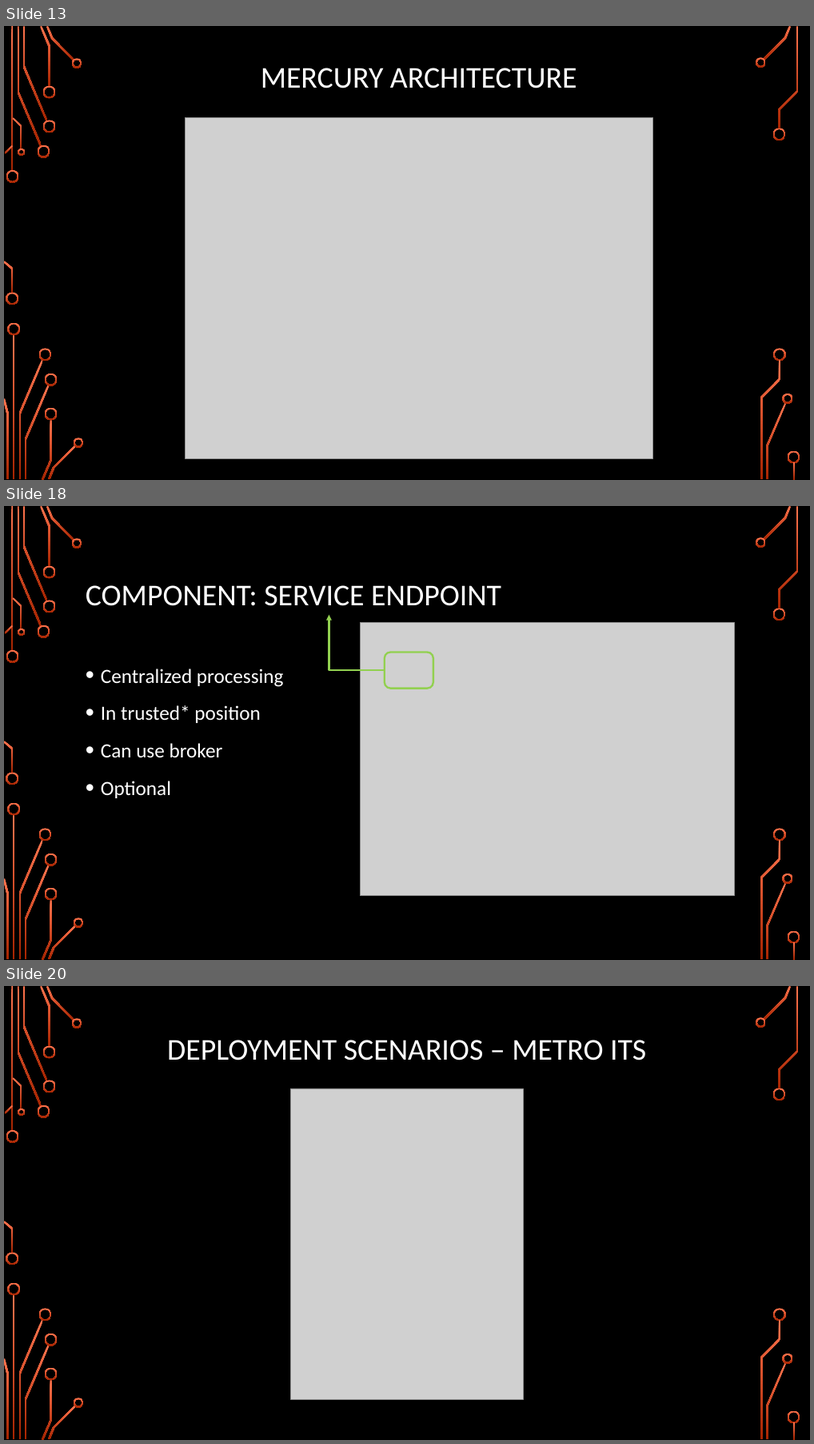
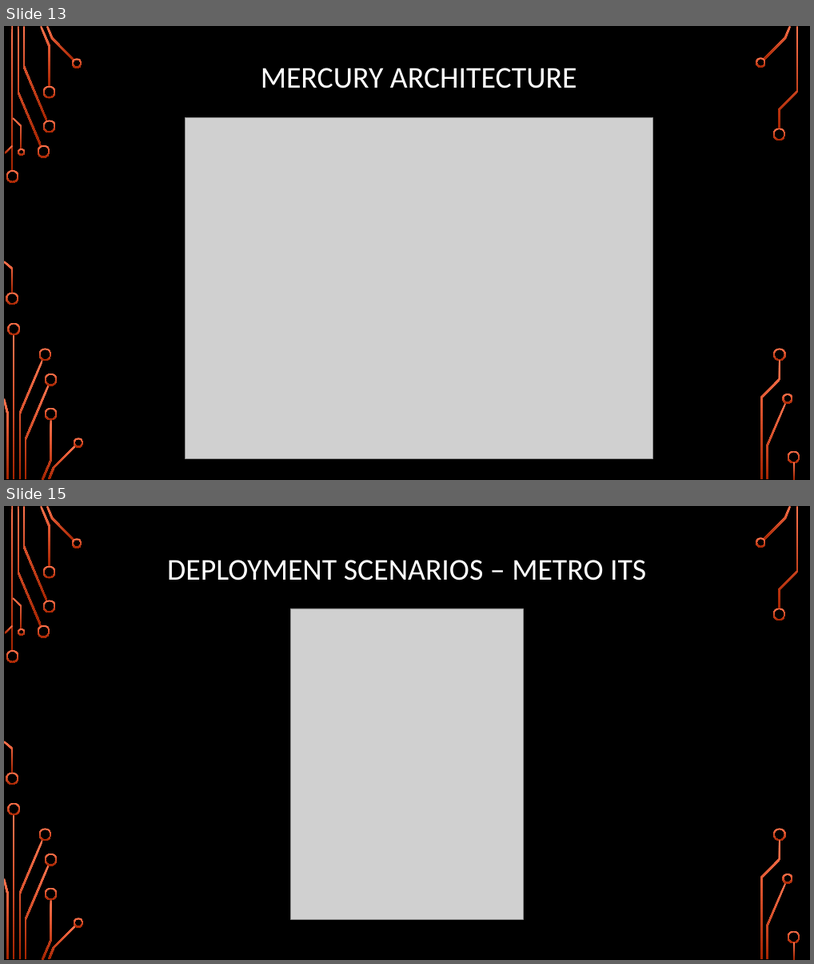
Before and after one commit to TejaKommineni/Mercury, a slide deck: presentation/Mercury-Part1.pptx. Shown one above the other, each under a label of ours: slides 13, 18 and 20 before the commit, slides 13 and 15 after it; the slides between them are not shown. The pictures are 814x1444 and 814x964 pixels, drawn with LibreOffice and Linux fonts; fonts in the diff are those of the drawing; grey boxes stand for pictures; background and template pictures are left out. Boxes give left, top, right and bottom in pixels: in the first picture for what was removed or moved away, otherwise in the second. Text is boxed around its words. In the diff, an @@ line names an element or a change of style, - is before the commit and + after.

```diff
--- a/presentation/Mercury-Part1.pptx
+++ b/presentation/Mercury-Part1.pptx
@@ slide 18 removed at (4, 506, 810, 960), background picture (left out); not listed: 36 template elements that a slide beside it also shows @@
@@ title removed at (86, 585, 502, 606) @@
-COMPONENT: SERVICE ENDPOINT
@@ elbow arrow removed from (385, 670) to (330, 614) @@
@@ picture removed at (360, 623, 734, 896) @@
@@ text removed at (101, 668, 284, 798) @@
-• Centralized processing
-• In trusted* position
-• Can use broker
-• Optional
@@ rounded rectangle removed at (385, 652, 434, 688) @@
@@ what was slide 20 is now slide 15 @@
```
Also in this commit, not shown: 1 slide changed, 4 other slides removed.
